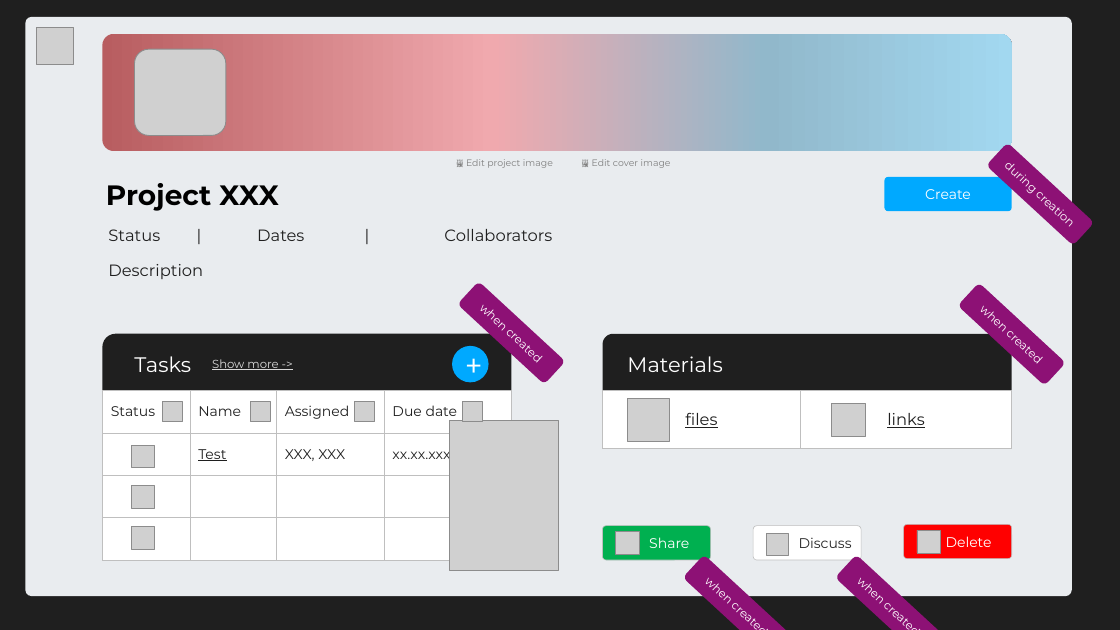
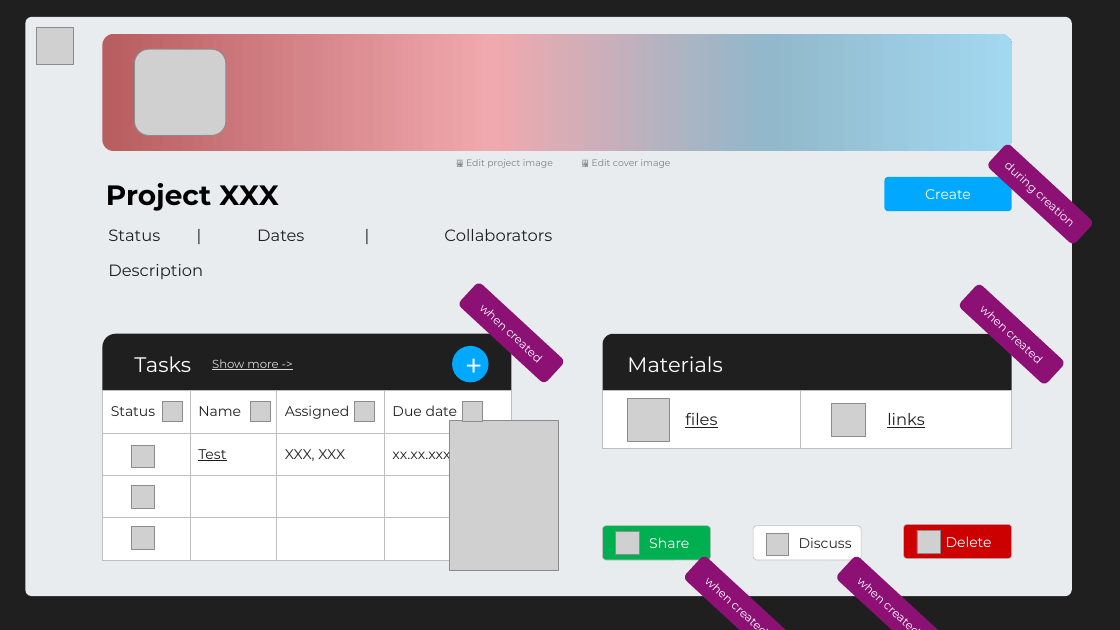
Before and after one commit to oiivantsov/porject-manager, a slide deck: slide 11 of frontend/uidesign.pptx (slide 10 before the commit). Drawn at 1120x630 pixels with LibreOffice and Linux fonts; fonts in the diff are those of the drawing; grey boxes stand for pictures. Boxes give left, top, right and bottom in pixels: in the first picture for what was removed or moved away, otherwise in the second. Text is boxed around its words. In the diff, an @@ line names an element or a change of style, - is before the commit and + after.

Commit message:
ui

```diff
--- a/frontend/uidesign.pptx
+++ b/frontend/uidesign.pptx
@@ rounded rectangle "Delete" at [904, 524, 1012, 559]: fill #FF0000 to #CC0000 @@
```
Also in this commit, not shown: 1 other slide changed, 1 slide added.
